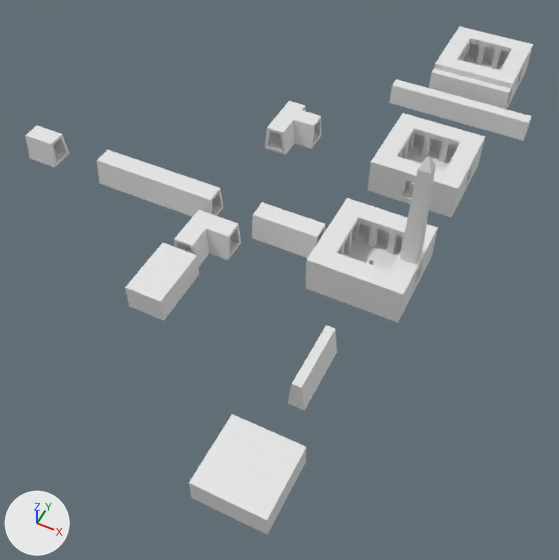
The Blender file Brackeys2023.2/Assets/Models/courtyard.blend, before and after one commit.
The view is the same before and after, from a 50 mm camera at (22.7, -75.3, 83.8) aimed at (-12.9, -4.1, -5.2). Arrows for +X, +Y and +Z are at lower left; the lights stay in place.

The scene before the commit, as lines of its bpy script (objects in view):
```python
ob_corridor_corner_002 = bpy.data.objects.new('corridor corner.002', me_cube_016)
ob_corridor_corner_002.location = (-22.3, 39.1, 1.8)
ob_corridor_corner_002.scale = (1.5, 1.0, 1.0)
ob_courtyard = bpy.data.objects.new('courtyard', me_plane)
ob_courtyard.location = (0.0, 0.0, 0.0)
ob_courtyard.scale = (5.98, 5.98, 5.98)
ob_courtyard_pillars = bpy.data.objects.new('courtyard pillars', me_cube_004)
ob_courtyard_pillars.parent = ob_courtyard
ob_courtyard_pillars.location = (-4.5, 1.5, 0.5)
ob_courtyard_pillars.rotation_euler = (0.0, 0.0, 1.571)  # degrees (0, 0, 90)
ob_courtyard_pillars.scale = (0.5, 0.5, 0.5)
ob_courtyard_t = bpy.data.objects.new('courtyard T', me_plane_002)
ob_courtyard_t.location = (0.0, 23.7, 0.0)
ob_courtyard_t.scale = (5.98, 5.98, 5.98)
ob_player_size_reference = bpy.data.objects.new('player size reference', me_cylinder)
ob_player_size_reference.location = (0.0, 0.0, 0.9)
ob_player_size_reference.scale = (0.5, 0.5, 1.0)
# also in view: 'small room' at (-24.9, -17.0, 1.6); 'obelisk' at (5.6, 0.0, 14.0); 'corridor L' at (-23.3, -7.4, 1.8); 'courtyard side corridor' at (0.0, 54.7, 2.0); 'small room ceiling' at (-24.9, -17.0, 3.6)
```
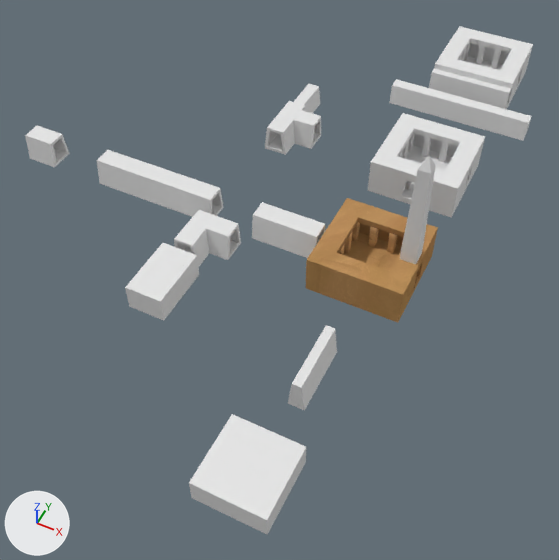
Changed parts and their boxes [x1, y1, x2, y2] in the pictures (559 x 560 px):
'courtyard', recoloured (white to orange)
    both: [306, 198, 438, 323]
'corridor corner.002', shown
    after: [294, 84, 320, 113]
'player size reference', hidden
    before: [369, 258, 374, 265]
part 1 of me_cube_004, recoloured (grey to brown)
    both: [344, 222, 397, 254]
part 2 of me_cube_004, recoloured (grey to brown)
    both: [339, 227, 379, 255]

The change, as a list of edits to the scene's bpy script:
```text
Add img_pillar_1_png:
    img_pillar_1_png = load_image('pillar-1.png', '../Textures/pillar-1.png', 1024, 1024, 'sRGB')
Add img_pillar_2_png:
    img_pillar_2_png = load_image('pillar-2.png', '../Textures/pillar-2.png', 1024, 1024, 'sRGB')
Add img_cou_rtyard_floor_png:
    img_cou_rtyard_floor_png = load_image('cou rtyard floor.png', '../Textures/cou rtyard floor.png', 2048, 2048, 'sRGB')
Add mat_pillar_1:
    mat_pillar_1 = principled_material('pillar 1')
    mat_pillar_1.texture = img_pillar_1_png
    mat_pillar_1.roughness = 1.0
    mat_pillar_1.specular_ior_level = 0.0
Add mat_pillar_1_001:
    mat_pillar_1_001 = principled_material('pillar 1.001')
    mat_pillar_1_001.texture = img_pillar_2_png
    mat_pillar_1_001.roughness = 1.0
    mat_pillar_1_001.specular_ior_level = 0.0
Add mat_courtyard_floor:
    mat_courtyard_floor = principled_material('courtyard floor')
    mat_courtyard_floor.texture = img_cou_rtyard_floor_png
    mat_courtyard_floor.roughness = 1.0
    mat_courtyard_floor.specular_ior_level = 0.0
Change me_plane:
    where me_plane.from_pydata(...)  # 56 vertices, 56 faces; spans x -1.2..1.2, y -1.2..1.2, z -0.17..0.84
    add me_plane.materials.append(mat_courtyard_floor)  # picture img_cou_rtyard_floor_png
Change me_cube_004:
    used by ob_courtyard_pillars; parent = ob_courtyard; location = (-4.5, 1.5, 0.5); rotation_euler = (0.0, 0.0, 1.571), in degrees (0, 0, 90); scale = (0.5, 0.5, 0.5)
    remove me_cube_004.from_pydata(...)  # 96 vertices, 72 faces; spans x -13.0..7.0, y -19.0..1.0, z -1.0..7.0
    add me_cube_004.from_pydata(...)  # 104 vertices, 80 faces; spans x -13.0..7.0, y -19.0..1.0, z -1.0..7.0
    me_cube_004 part 1: 44 faces spanning x -13.0..7.0, y -19.0..1.0, z -1.0..7.0 switch from no material to mat_pillar_1 (picture img_pillar_1_png)
    me_cube_004 part 2: 24 faces spanning x -13.0..7.0, y -19.0..1.0, z -1.0..7.0 switch from no material to mat_pillar_1_001 (picture img_pillar_2_png)
Change ob_player_size_reference:
    add ob_player_size_reference.hide_set(True)
Change ob_courtyard_pillars:
    add _m = ob_courtyard_pillars.modifiers.new('Bevel', 'BEVEL')
    add _m.segments = 4
    add _m.limit_method = 'WEIGHT'
Change ob_corridor_corner_002:
    remove ob_corridor_corner_002.hide_set(True)
```
